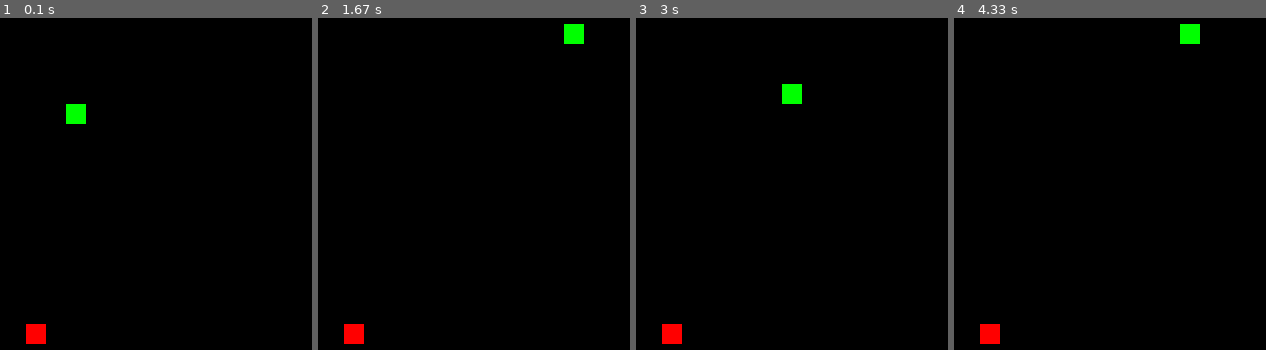
Above: before the commit, frames 1-4 (left to right).
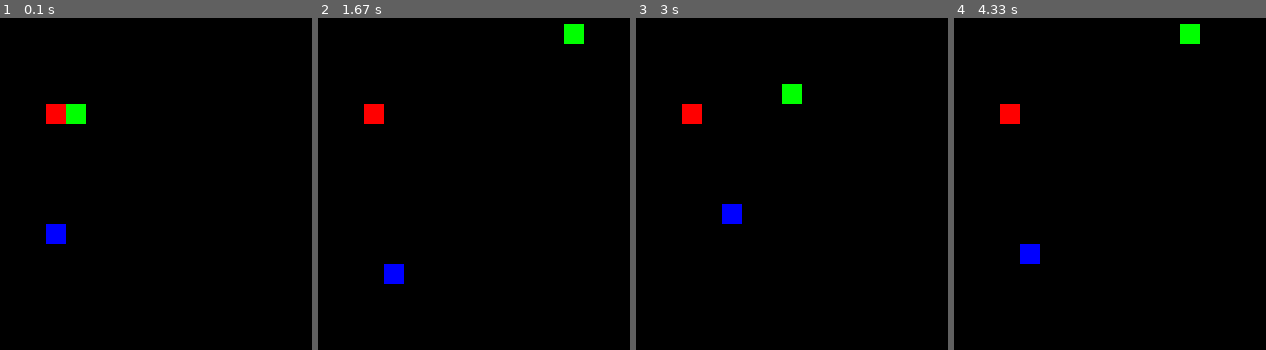
Above: after the commit, the same moments.

Repository: andmck1/ai-project
Game: pygame game, started from src/__main__.py
Same seed, same stepped clock (60 frames per second), same inputs: the game is played once before the commit and once after it.
Inputs:
- Up to frame 1 (0.1 s): no input
- Up to frame 2 (1.67 s): hold Right 0.33-0.8 s; hold Up 0.83-1.3 s; hold Right from 1.33 s (still down)
- Up to frame 3 (3 s): release Right at 1.8 s; hold Left 1.83-2.37 s; hold Down 2.4-2.73 s; hold Left from 2.77 s (still down)
- Up to frame 4 (4.33 s): release Left at 3.17 s; hold Up 3.2-3.57 s; hold Right 3.6-4.23 s; hold Down from 4.27 s (still down)

The runs differ from the first frame. In frame 1, 1.2% of the frame differs, in the area x 8-22%, y 25-99%; in frame 2, 1.2%; in frame 3, 1.2%; in frame 4, 1.2%.

Commit message:
feat: game ready to go

Diff:
--- a/src/actors/food.py
+++ b/src/actors/food.py
@@ -9,17 +9,17 @@
 
 class Food(PyGameObject):
     colour: Colour
+    position: tuple[int, int]
 
     def __init__(self, screen: Screen, colour: Colour = Colour.RED) -> None:
         super().__init__(screen)
         self.colour = colour
-        self.position = self.init_position()
+        self.position = (0, 0)
 
-    def init_position(self) -> tuple[int, int]:
-        return (
-            random.randint(0, self.screen.n_cols - 1),
-            random.randint(0, self.screen.n_rows - 1),
-        )
+    def move(self, free_positions: list[tuple[int, int]]) -> None:
+        self.position = free_positions[
+            random.randint(0, len(free_positions) - 1)
+        ]
 
     def draw(self) -> None:
         pygame.draw.rect(
--- a/src/actors/snake.py
+++ b/src/actors/snake.py
@@ -8,39 +8,52 @@
 
 class Snake(PyGameObject):
     body: list[tuple[int, int]] = []
-    grow: bool = False
+    eaten_fruit: bool = False
     body_colour: Colour = Colour.GREEN
     current_direction: Direction = Direction.RIGHT
+    is_ai: bool = False
+    name: str = "NO NAME ASSIGNED"
 
     def __init__(
         self,
         screen: Screen,
         start_position: tuple[int, int],
+        name: str,
+        is_ai: bool = False,
         start_direction: Direction = Direction.RIGHT,
         body_colour: Colour = Colour.GREEN,
     ) -> None:
         super().__init__(screen)
         self.body: list[tuple[int, int]] = [start_position]
         self.current_direction = start_direction
-        self.grow = False
+        self.eaten_fruit = False
         self.body_colour = body_colour
+        self.is_ai = is_ai
+        self.name = name
 
     def move(self) -> None:
-        head_x, head_y = self.body[0]
-        dx, dy = self.current_direction.value
-        new_head = (head_x + dx, head_y + dy)
-        self.body.insert(0, new_head)
-        if not self.grow:
+        head_position = self.body[0]
+        current_direction = self.current_direction.value
+        # TODO - Could make array instead and use numpy maths
+        next_head_position = (
+            head_position[0] + current_direction[0],
+            head_position[1] + current_direction[1],
+        )
+        self.body.insert(0, next_head_position)
+        if not self.eaten_fruit:
             self.body.pop()
         else:
-            self.grow = False
+            self.eaten_fruit = False
 
     def change_direction(self, new_direction: Direction) -> None:
-        if (
-            new_direction.value[0] * -1,
-            new_direction.value[1] * -1,
-        ) != self.current_direction:
-            self.current_direction = new_direction
+        # Check not moving into self when length greater than 1
+        if len(self.body) > 1:
+            if (
+                new_direction.value[0] * -1,
+                new_direction.value[1] * -1,
+            ) == self.current_direction.value:
+                return None
+        self.current_direction = new_direction
 
     def check_collision(self) -> bool:
         head = self.body[0]
--- a/src/config/enums.py
+++ b/src/config/enums.py
@@ -4,8 +4,9 @@
 @unique
 class Colour(Enum):
     WHITE = (255, 255, 255)
+    RED = (255, 0, 0)
     GREEN = (0, 255, 0)
-    RED = (255, 0, 0)
+    BLUE = (0, 0, 255)
     BLACK = (0, 0, 0)
 
 
--- a/src/game/game.py
+++ b/src/game/game.py
@@ -1,62 +1,152 @@
 from src.actors import Snake, Food
 from src.game.screen import Screen
 from src.config.enums import Colour, Direction
+import random
 
 import pygame
 
 
 class Game:
     screen: Screen
-    snake: Snake
+    snakes: list[Snake]
     food: Food
     clock: pygame.time.Clock
     tick_length: int = 8
+    all_positions: list[tuple[int, int]]
+    is_two_ai_playing: bool = False
+    last_input_direction: Direction = Direction.RIGHT
 
     def __init__(
-        self, screen: Screen, window_title: str, tick_length: int = 8
+        self,
+        screen: Screen,
+        window_title: str,
+        tick_length: int = 8,
+        is_two_ai_playing: bool = False,
     ) -> None:
         self.screen = screen
-        self.snake = Snake(screen=screen, start_position=(5, 5))
+        self.is_two_ai_playing = is_two_ai_playing
+
+        if is_two_ai_playing:
+            self.snakes = [
+                Snake(
+                    screen=screen,
+                    start_position=(5, 5),
+                    is_ai=True,
+                    name="AI 1",
+                ),
+                Snake(
+                    screen=screen,
+                    start_position=(10, 10),
+                    is_ai=True,
+                    body_colour=Colour.BLUE,
+                    name="AI 2",
+                    start_direction=Direction.LEFT,
+                ),
+            ]
+        else:
+            self.snakes = [
+                Snake(
+                    screen=screen,
+                    start_position=(5, 5),
+                    is_ai=False,
+                    name="Player",
+                ),
+                Snake(
+                    screen=screen,
+                    start_position=(5, 10),
+                    is_ai=True,
+                    body_colour=Colour.BLUE,
+                    name="AI",
+                    start_direction=Direction.LEFT,
+                ),
+            ]
+
         self.food = Food(screen=screen)
+        self.food.move(self.filled_positions)
         self.clock = pygame.time.Clock()
         self.tick_length = tick_length
+        self.all_positions = [
+            (i, j)
+            for i in range(self.screen.n_cols)
+            for j in range(self.screen.n_rows)
+        ]
 
         pygame.init()
         pygame.display.set_caption(window_title)
+
+    @property
+    def filled_positions(self) -> list[tuple[int, int]]:
+        filled_positions = [
+            _pos for _snake in self.snakes for _pos in _snake.body
+        ]
+        return filled_positions
+
+    @property
+    def free_positions(self) -> list[tuple[int, int]]:
+        free_positions = [
+            _pos
+            for _pos in self.all_positions
+            if _pos not in self.filled_positions
+        ]
+        return free_positions
 
     def quit(self) -> bool:
         pygame.quit()
         return False
 
-    def frame(self) -> bool:
-        self.screen.surface.fill(Colour.BLACK.value)
+    def handle_events(self) -> bool:
+        # Hardcode for single player
+        # TODO - need to make it so either one and one AI
+        # or two AI
         for event in pygame.event.get():
             if event.type == pygame.QUIT:
                 self.quit()
+                return False
             if event.type == pygame.KEYDOWN:
                 if event.key == pygame.K_ESCAPE:
                     self.quit()
+                    return False
                 if event.key == pygame.K_UP:
-                    self.snake.change_direction(Direction.UP)
+                    self.last_input_direction = Direction.UP
                 elif event.key == pygame.K_DOWN:
-                    self.snake.change_direction(Direction.DOWN)
+                    self.last_input_direction = Direction.DOWN
                 elif event.key == pygame.K_LEFT:
-                    self.snake.change_direction(Direction.LEFT)
+                    self.last_input_direction = Direction.LEFT
                 elif event.key == pygame.K_RIGHT:
-                    self.snake.change_direction(Direction.RIGHT)
+                    self.last_input_direction = Direction.RIGHT
 
-        self.snake.move()
+        return True
 
-        if self.snake.body[0] == self.food.position:
-            self.snake.grow = True
-            # TODO - don't need new food, just to move food
-            self.food = Food(self.screen)
+    def ai_move(self) -> Direction:
+        random_direction: Direction = list(Direction)[
+            random.randint(0, len(Direction) - 1)
+        ]
+        return random_direction
 
-        if self.snake.check_collision():
-            print("DEAD")
-            self.quit()
+    def frame(self) -> bool:
+        self.screen.surface.fill(Colour.BLACK.value)
 
-        self.snake.draw()
+        if not self.handle_events():
+            return False
+
+        for _snake in self.snakes:
+            if _snake.is_ai:
+                _snake.change_direction(self.ai_move())
+            else:
+                _snake.change_direction(self.last_input_direction)
+            _snake.move()
+
+            if _snake.body[0] == self.food.position:
+                _snake.eaten_fruit = True
+                self.food.move(self.free_positions)
+
+            if _snake.check_collision():
+                print(_snake.name + " lost")
+                self.quit()
+                return False
+
+            _snake.draw()
+
         self.food.draw()
 
         pygame.display.flip()
Not shown, added: 2
